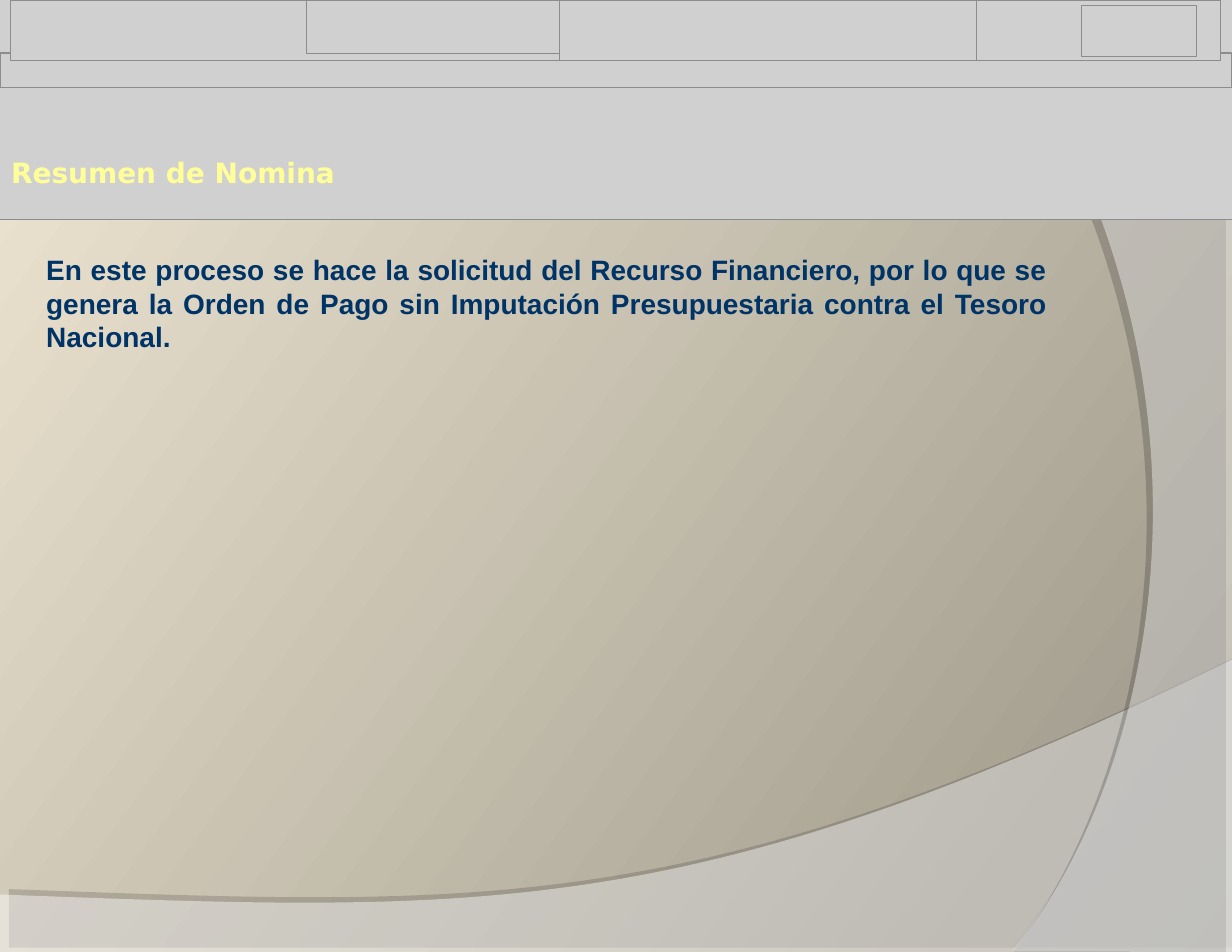
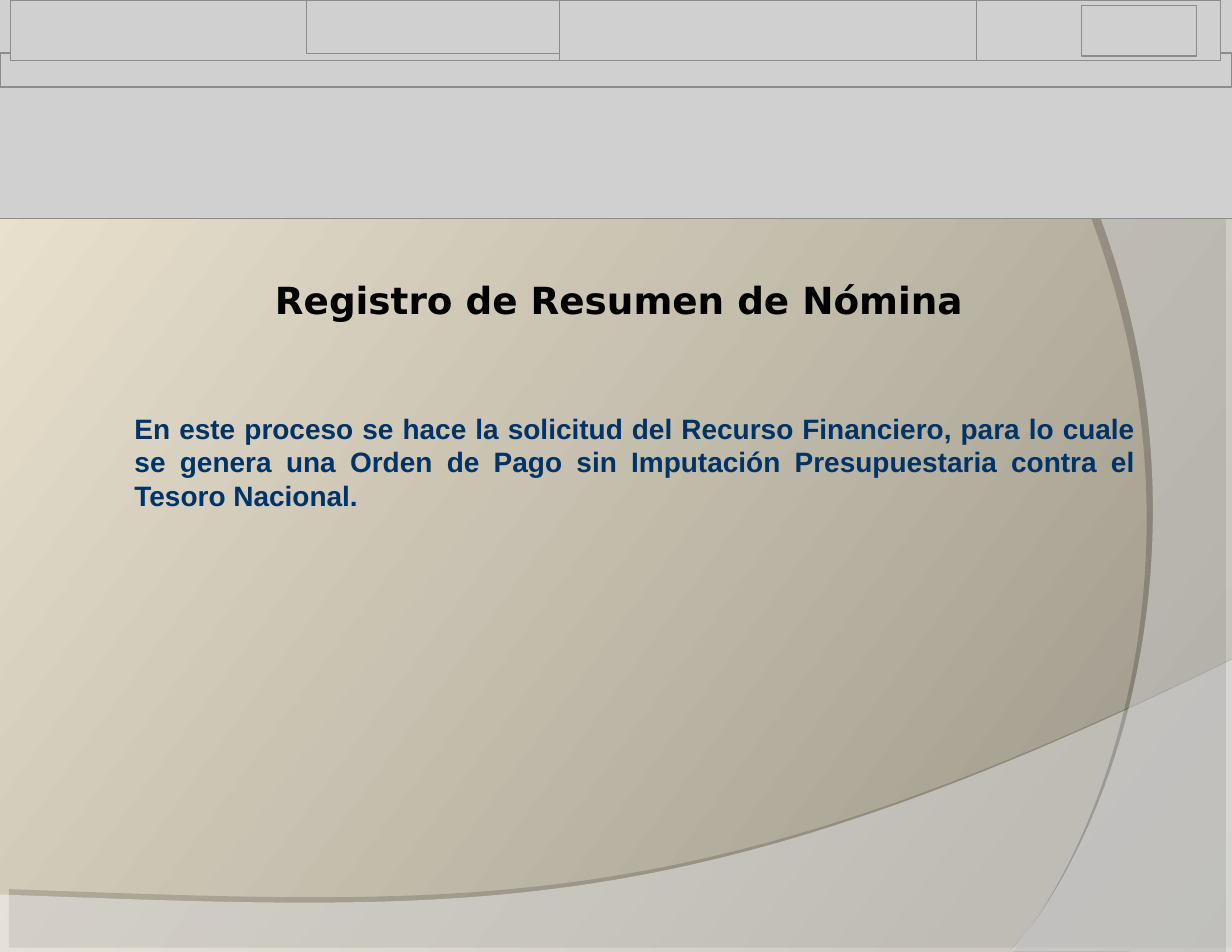
Before and after one commit to alisira/sgf, a slide deck: slide 14 of SOPORTE/Integracion_Sigefirrhh_Sigecof.ppt (slide 10 before the commit). Drawn at 1232x952 pixels with LibreOffice and Linux fonts; fonts in the diff are those of the drawing; grey boxes stand for pictures; background and template pictures are left out. Boxes give left, top, right and bottom in pixels: in the first picture for what was removed or moved away, otherwise in the second. Text is boxed around its words. In the diff, an @@ line names an element or a change of style, - is before the commit and + after.

```diff
--- a/SOPORTE/Integracion_Sigefirrhh_Sigecof.ppt
+++ b/SOPORTE/Integracion_Sigefirrhh_Sigecof.ppt
@@ text removed at box(0, 150, 617, 211) @@
-Resumen de Nomina
@@ text added at box(275, 284, 962, 322), 24 pt, text #000000, bold @@
+Registro de Resumen de Nómina
@@ text at box(134, 418, 1135, 507): text changed @@
-En este proceso se hace la solicitud del Recurso Financiero, por lo que se genera la Orden de Pago sin Imputación Presupuestaria contra el Tesoro Nacional.
+En este proceso se hace la solicitud del Recurso Financiero, para lo cuale se genera una Orden de Pago sin Imputación Presupuestaria contra el Tesoro Nacional.
```
Also in this commit, not shown: 4 other slides changed, 16 slides added, 7 slides removed.
